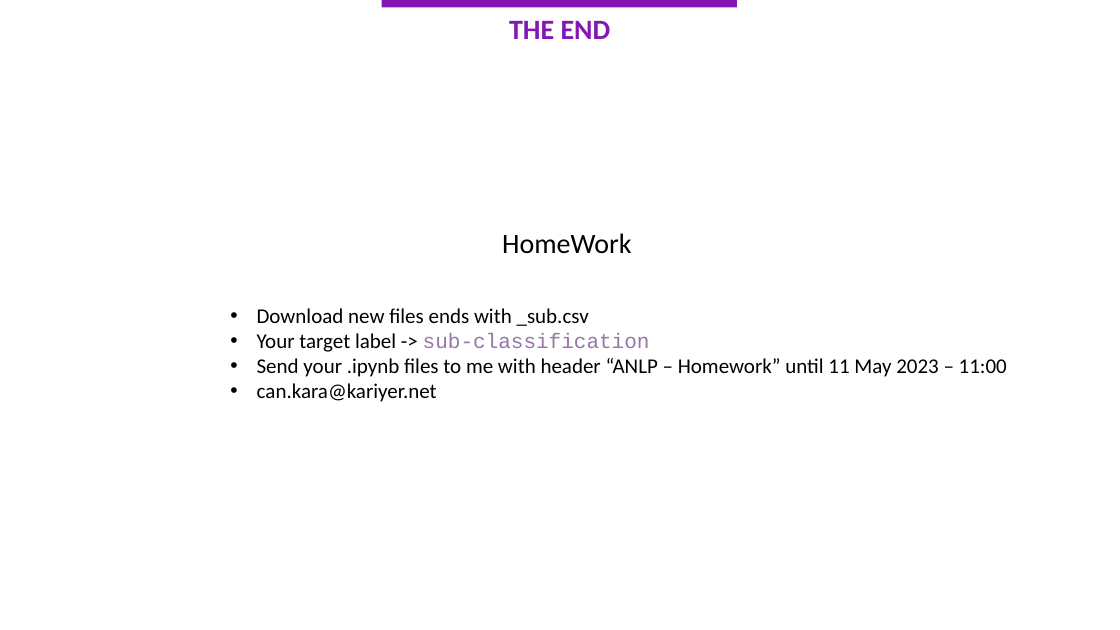
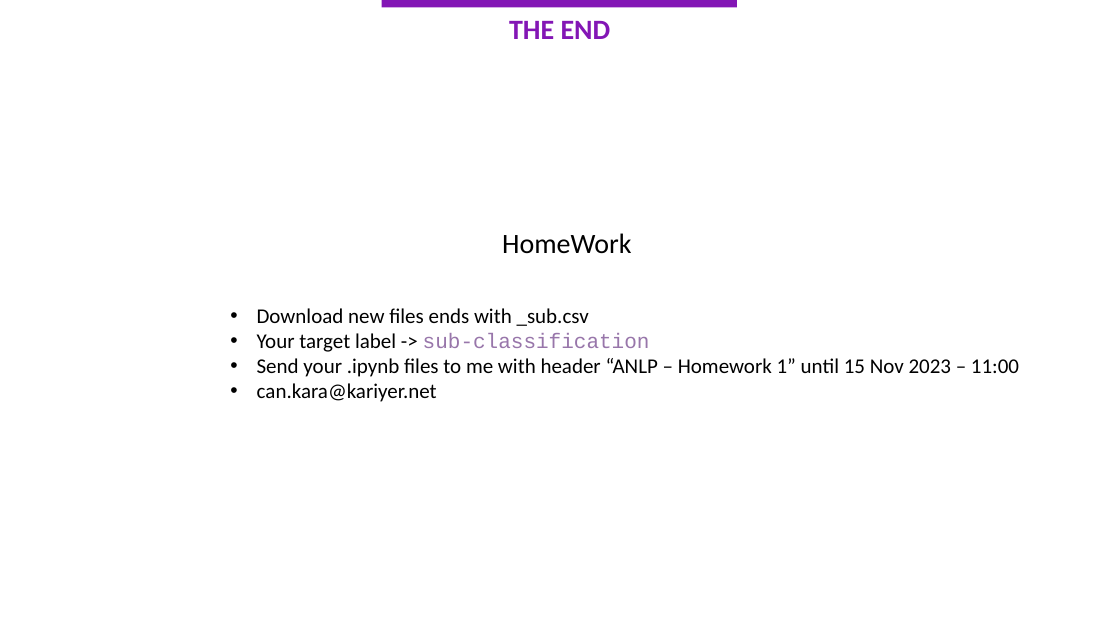
Before and after one commit to kemalcankara/anlp2023_guz, a slide deck: slide 16 of Slides/3.KRY-ANLP_1Kasim.pptx (slide 20 before the commit). Drawn at 1120x630 pixels with LibreOffice and Linux fonts; fonts in the diff are those of the drawing. Boxes give left, top, right and bottom in pixels: in the first picture for what was removed or moved away, otherwise in the second. Text is boxed around its words. In the diff, an @@ line names an element or a change of style, - is before the commit and + after.

Commit message:
slides updated

```diff
--- a/Slides/3.KRY-ANLP_1Kasim.pptx
+++ b/Slides/3.KRY-ANLP_1Kasim.pptx
@@ text at (257,358,1019,377): text changed @@
-• Send your .ipynb files to me with header “ANLP – Homework” until 11 May 2023 – 11:00
+• Send your .ipynb files to me with header “ANLP – Homework 1” until 15 Nov 2023 – 11:00
```
Also in this commit, not shown: 1 other slide changed, 5 slides removed, 1 other file.
